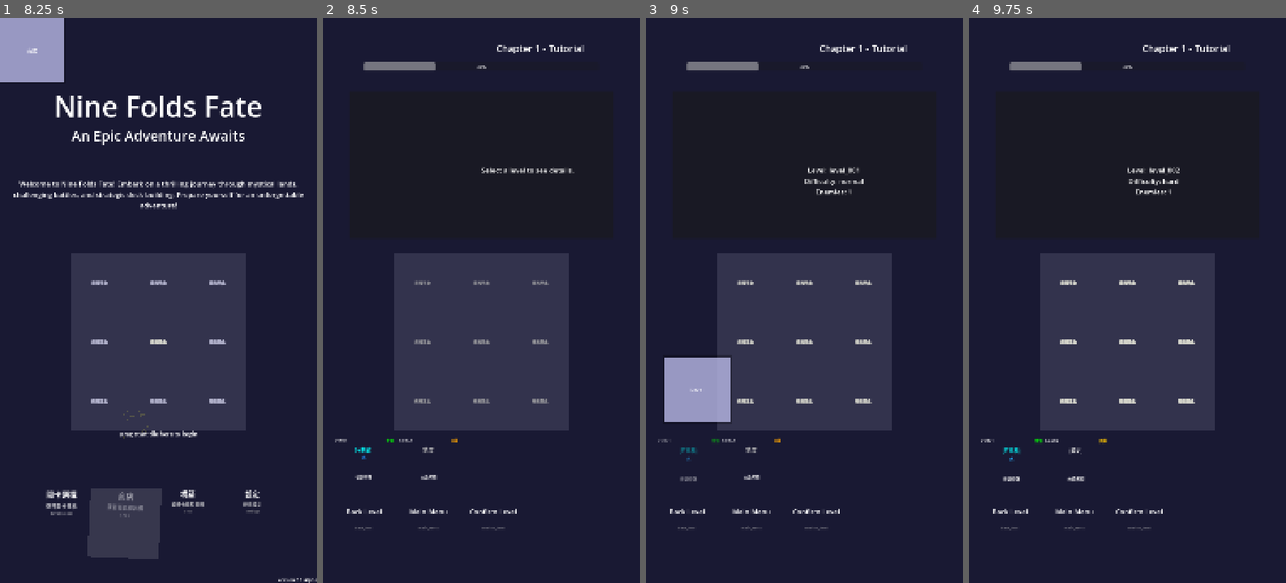
Above: before the commit, frames 1-4 (left to right).
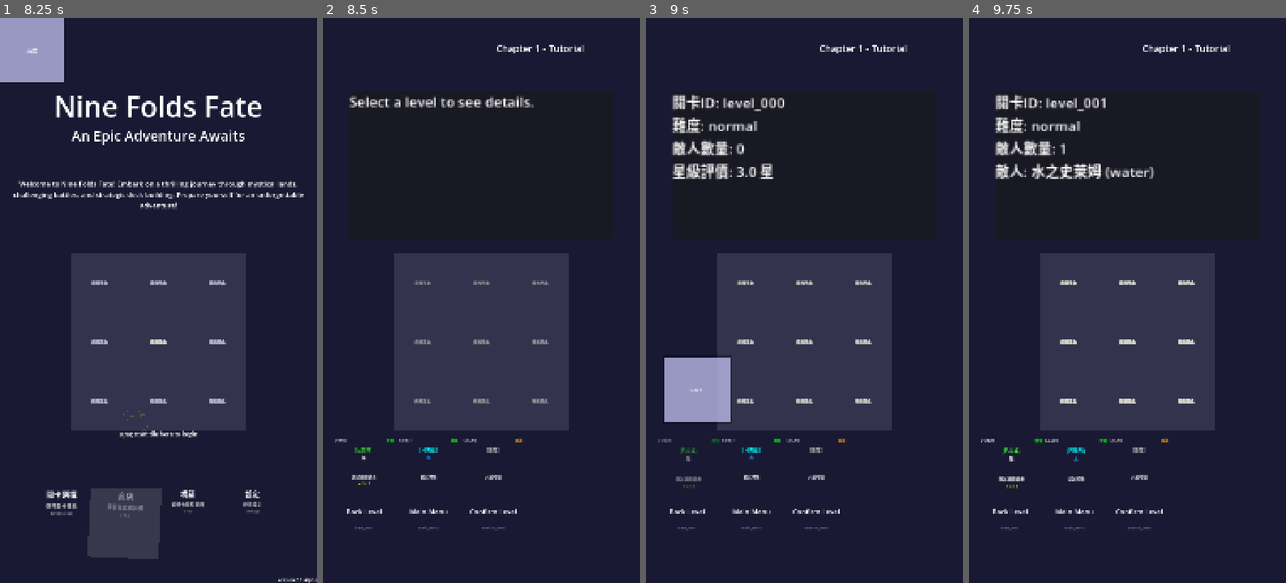
Above: after the commit, the same moments.

Repository: Chenredfish/Ninefold_Fate
Game: Godot game, scene res://main.tscn
Same seed, same stepped clock (60 frames per second), same inputs: the game is played once before the commit and once after it.
Inputs (mouse positions are in pixels of both pictures, inside the frame that each line leads up to):
- Up to frame 1 (8.25 s): tap Enter (ui_accept) at 0.5, 2, 4.25, 5, 7.25 s; drag from (60, 520) to (190, 176) at 0.52 s; drag from (123, 520) to (142, 413) at 1.27 s; move the mouse to (187, 520) at 2.02 s; tap R at 2.1, 5.1, 8.1 s; click (187, 520) at 2.17 s; drag from (60, 520) to (63, 215) at 2.77 s; drag from (123, 520) to (174, 300) at 3.52 s; drag from (187, 520) to (110, 159) at 4.27 s; move the mouse to (60, 520) at 5.02 s; click (60, 520) at 5.17 s; drag from (123, 520) to (95, 328) at 5.77 s; drag from (187, 520) to (190, 176) at 6.52 s; drag from (60, 520) to (142, 413) at 7.27 s; move the mouse to (123, 520) at 8.02 s; click (123, 520) at 8.17 s
- Up to frame 2 (8.5 s): no input
- Up to frame 3 (9 s): drag from (687, 464) to (709, 215) at 8.77 s
- Up to frame 4 (9.75 s): drag from (1073, 464) to (1143, 300) at 9.52 s

Frame 1 is identical in both runs. In frame 2, 1.6% of the frame differs, in the area x 8-80%, y 7-83%; in frame 3, 2.8%; in frame 4, 3.0%, in the area x 6-67%, y 7-84%.

Commit message:
新增一個測試資料去展示關卡完成

Diff:
--- a/data/levels.json
+++ b/data/levels.json
@@ -1,4 +1,37 @@
 {
+  "level_000": {
+    "id": "level_000",
+    "name": {
+      "zh": "測試過關顯示",
+      "en": "Test Level Display"
+    },
+    "description": {
+      "zh": "",
+      "en": ""
+    },
+    "difficulty": "normal",
+    "unlock_status": "completed",
+    "star_rating": 3,
+    "bgm": "",
+    "background": "",
+    "rewards": [],
+    "objectives": [],
+    "turn_limit": null,
+    "special_rules": "",
+    "events": [],
+    "tutorial_steps": [],
+    "unlock_conditions": [],
+    "recommended_power": null,
+    "tags": [],
+    "board": {
+      "width": 3,
+      "height": 3,
+      "blocked": []
+    },
+    "hero_id": "H001",
+    "enemies": [],
+    "win_condition": "all_enemies_defeated"
+  },
   "level_001": {
     "id": "level_001",
     "name": {
@@ -24,8 +57,8 @@
     "recommended_power": null,
     "tags": [],
     "board": {
-      "width": 9,
-      "height": 9,
+      "width": 3,
+      "height": 3,
       "blocked": []
     },
     "hero_id": "H001",
@@ -65,11 +98,9 @@
     "recommended_power": 1500,
     "tags": [],
     "board": {
-      "width": 9,
-      "height": 9,
-      "blocked": [
-        {"x": 4, "y": 4}
-      ]
+      "width": 3,
+      "height": 3,
+      "blocked": []
     },
     "hero_id": "H001",
     "enemies": [
--- a/scripts/scenes/level_selection.gd
+++ b/scripts/scenes/level_selection.gd
@@ -69,11 +69,13 @@
 	main_info_area.add_child(chapter_title)
 
 	#進度條
+	"""
 	progress_bar = ProgressBar.new()
 	progress_bar.position = Vector2(140, 150)
 	progress_bar.size = Vector2(800, 30)
 	progress_bar.value = 30  # 30% complete
 	main_info_area.add_child(progress_bar)
+	"""
 
 	#等級詳情面板
 	level_detail_panel = Panel.new()
@@ -83,8 +85,8 @@
 
 	var detail_label = Label.new()
 	detail_label.text = "Select a level to see details."
-	detail_label.position = Vector2(450, 250)
-	detail_label.horizontal_alignment = HORIZONTAL_ALIGNMENT_CENTER
+	detail_label.horizontal_alignment = HORIZONTAL_ALIGNMENT_LEFT
+	detail_label.scale = Vector2(2, 2)
 	detail_label.add_theme_font_size_override("font_size", 24)
 	level_detail_panel.add_child(detail_label)
 
@@ -197,10 +199,26 @@
 		print("Selected level: ", selected_level_id)
 
 func update_level_details(level_data: Dictionary):
-	# Update the detail panel with level information
-	var detail_text = "Level: " + level_data.get("id", "Unknown") + "\n"
-	detail_text += "Difficulty: " + str(level_data.get("difficulty", 1)) + "\n"
-	detail_text += "Enemies: " + str(level_data.get("enemies", []).size()) + "\n"
+	#如果關卡鎖住(locked)就不顯示細節
+	if level_data.get("unlock_status", "locked") == "locked":
+		level_detail_panel.get_child(0).text = "關卡尚未解鎖。"
+		return
+
+	var detail_text = "關卡ID: " + level_data.get("id", "未知") + "\n"
+	detail_text += "難度: " + str(level_data.get("difficulty", 1)) + "\n"
+	detail_text += "敵人數量: " + str(level_data.get("enemies", []).size()) + "\n"
+	#取得敵人ID列表，把他逐個對應的名字列出來
+	var enemies_data = level_data.get("enemies")
+	for enemy in enemies_data:
+		var enemy_id = enemy.get("enemy_id", "")
+		var enemy_info = ResourceManager.get_enemy_data(enemy_id)
+		var enemy_name = enemy_info.get("name", "缺少名稱").get("zh", "找不到中文名稱")
+		var enemy_element = enemy_info.get("element", "缺少屬性")
+		detail_text += "敵人: " + str(enemy_name) + " (" + str(enemy_element) + ")\n"
+
+	#如果是通過關卡就顯示星級評價
+	if level_data.get("unlock_status", "locked") == "completed":
+		detail_text += "星級評價: " + str(level_data.get("star_rating", 0)) + " 星\n"
 
 	var label = level_detail_panel.get_child(0)
 	label.text = detail_text
--- a/scripts/ui/tiles/LevelTile.gd
+++ b/scripts/ui/tiles/LevelTile.gd
@@ -10,6 +10,7 @@
 @export var unlock_status: String = "locked"  # "locked", "available", "completed"
 @export var star_rating: int = 0  # 星級評價 (0-3)
 @export var difficulty: String = "normal"  # "normal", "hard", "hell"
+@export var enemies: Array = []  # 關卡中的敵人列表
 
 # === 內部節點 ===
 var level_icon: TextureRect
@@ -308,7 +309,7 @@
 
 # 獲取元素文字
 func get_element_text() -> String:
-	var enemies = level_data.get("enemies", [])
+	enemies = level_data.get("enemies", [])
 	if enemies.size() > 0:
 		var enemy_info = enemies[0]
 		var enemy_id = ""
@@ -325,12 +326,12 @@
 			var enemy_data = ResourceManager.get_enemy_data(enemy_id)
 			if enemy_data.size() > 0:
 				var element = enemy_data.get("element", "")
+				print("[LevelTile] 敵人ID：", enemy_id, " 元素：", element)
 				return get_element_display_name(element)
 	return "無"
 
 # 獲取元素顏色
 func get_element_color() -> Color:
-	var enemies = level_data.get("enemies", [])
 	if enemies.size() > 0:
 		var enemy_info = enemies[0]
 		var enemy_id = ""
